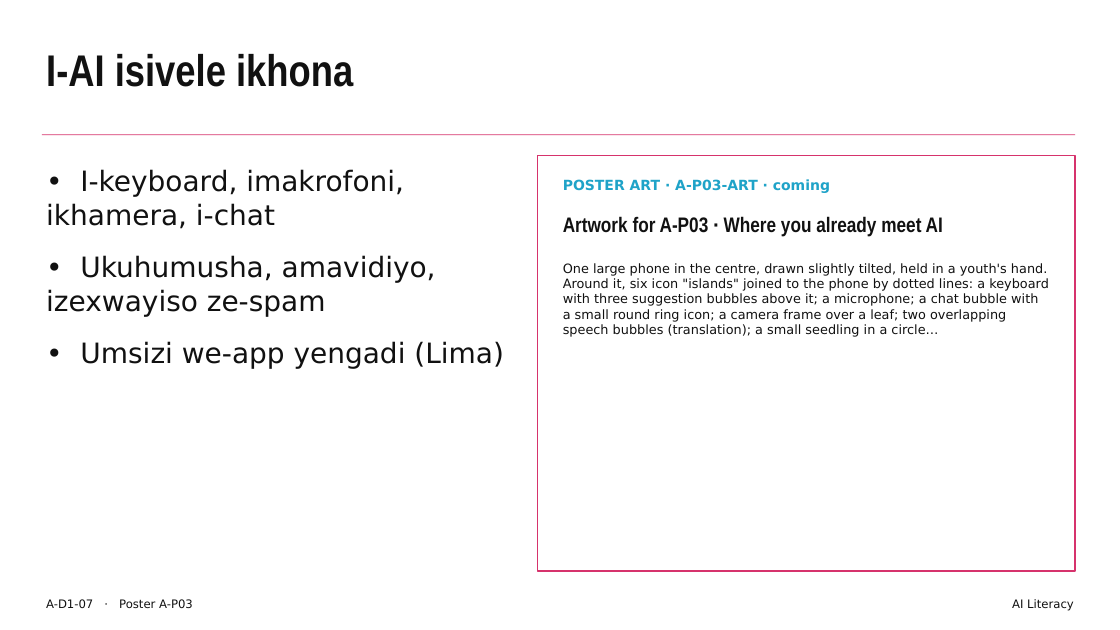
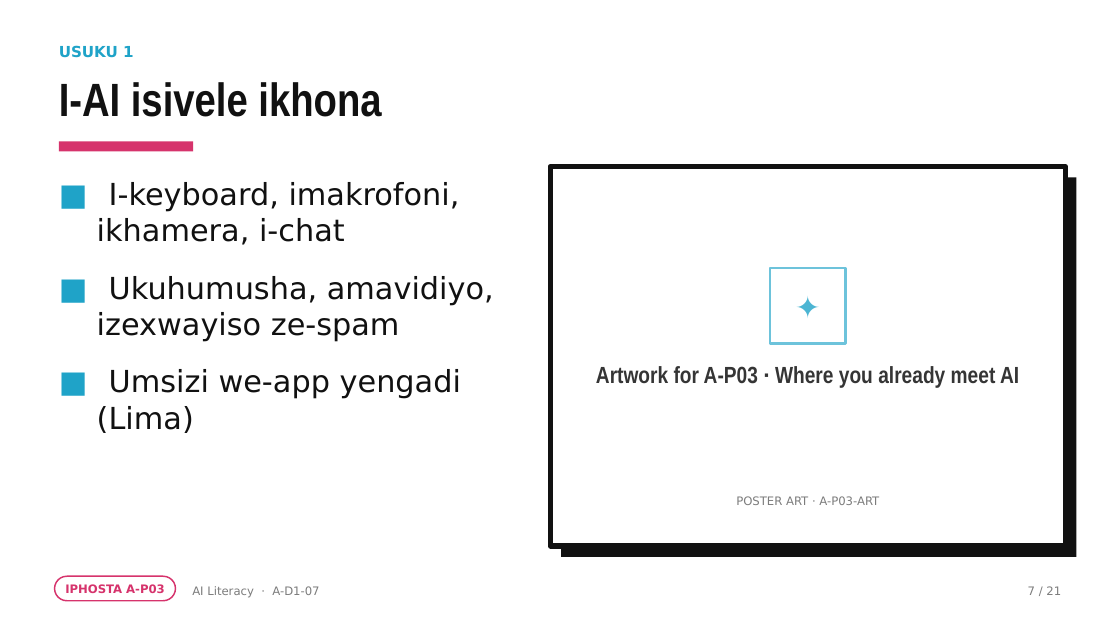
Before and after one commit to rorymclark-prog/ImbewuField, a slide deck: slide 7 of courses/build/ai-literacy/A-D1.zu.pptx. Drawn at 1120x630 pixels with LibreOffice and Linux fonts; fonts in the diff are those of the drawing. Boxes give left, top, right and bottom in pixels: in the first picture for what was removed or moved away, otherwise in the second. Text is boxed around its words. In the diff, an @@ line names an element or a change of style, - is before the commit and + after.

```diff
--- a/courses/build/ai-literacy/A-D1.zu.pptx
+++ b/courses/build/ai-literacy/A-D1.zu.pptx
@@ text added at (x1=59, y1=45, x2=134, y2=58), 13 pt, text #1FA3C8, bold @@
+USUKU 1
@@ text "I-AI isivele ikhona" moved from (x1=46, y1=54, x2=353, y2=87) to (x1=59, y1=82, x2=381, y2=117) @@
@@ text "I-AI isivele ikhona" at (x1=59, y1=82, x2=381, y2=117): size 38 to 40 pt; line spacing 1 to 0.95 @@
@@ rectangle removed at (x1=42, y1=134, x2=1075, y2=135) @@
@@ rectangle added at (x1=59, y1=141, x2=193, y2=151), fill #D6336C @@
@@ rectangle resized from (x1=538, y1=155, x2=1075, y2=571) to (x1=550, y1=166, x2=1065, y2=546) @@
@@ rectangle at (x1=550, y1=166, x2=1065, y2=546): outline #D6336C 1.25 pt to #111111 4.5 pt @@
@@ rectangle added at (x1=561, y1=177, x2=1076, y2=557), fill #111111 @@
@@ text at (x1=97, y1=182, x2=494, y2=433): text changed; size 24 to 26 pt @@
-• I-keyboard, imakrofoni, ikhamera, i-chat
-• Ukuhumusha, amavidiyo, izexwayiso ze-spam
-• Umsizi we-app yengadi (Lima)
+■ I-keyboard, imakrofoni, ikhamera, i-chat
+■ Ukuhumusha, amavidiyo, izexwayiso ze-spam
+■ Umsizi we-app yengadi (Lima)
@@ text removed at (x1=563, y1=263, x2=1049, y2=337) @@
-One large phone in the centre, drawn slightly tilted, held in a youth's hand. Around it, six icon "islands" joined to the phone by dotted lines: a keyboard with three suggestion bubbles above it; a microphone; a chat bubble with a small round ring icon; a camera frame over a leaf; two overlapping speech bubbles (translation); a small seedling in a circle…
@@ rectangle added at (x1=770, y1=268, x2=846, y2=344), outline #6DC3DB 2 pt @@
@@ text added at (x1=770, y1=268, x2=846, y2=344), 26 pt, text #4CB5D3 @@
+✦
@@ text "Artwork for A-P03 · Where ..." moved from (x1=563, y1=216, x2=943, y2=237) to (x1=596, y1=366, x2=1019, y2=388) @@
@@ text "Artwork for A-P03 · Where ..." at (x1=596, y1=366, x2=1019, y2=388): size 18 to 20 pt, text colour #111111 to #353535; alignment left to centre @@
@@ text at (x1=736, y1=496, x2=879, y2=505): text changed; size 12 to 10 pt; text colour #1FA3C8 to #7C7C7C; bold off @@
-POSTER ART · A-P03-ART · coming
+POSTER ART · A-P03-ART
@@ rounded rectangle added at (x1=55, y1=576, x2=176, y2=601), outline #D6336C 1.25 pt @@
@@ text added at (x1=65, y1=584, x2=165, y2=593), 10 pt, text #D6336C, bold @@
+IPHOSTA A-P03
@@ text "AI Literacy · A-D1-07" at (x1=192, y1=586, x2=319, y2=598): vertical alignment top to middle @@
@@ text at (x1=192, y1=586, x2=319, y2=598): text changed; text colour #111111 to #7C7C7C @@
-A-D1-07 · Poster A-P03
+AI Literacy · A-D1-07
@@ text removed at (x1=1012, y1=599, x2=1074, y2=611) @@
-AI Literacy
@@ text added at (x1=1028, y1=586, x2=1061, y2=595), 10 pt, text #7C7C7C @@
+7 / 21
```
Also in this commit, not shown: 20 other slides changed, 49 other files.
